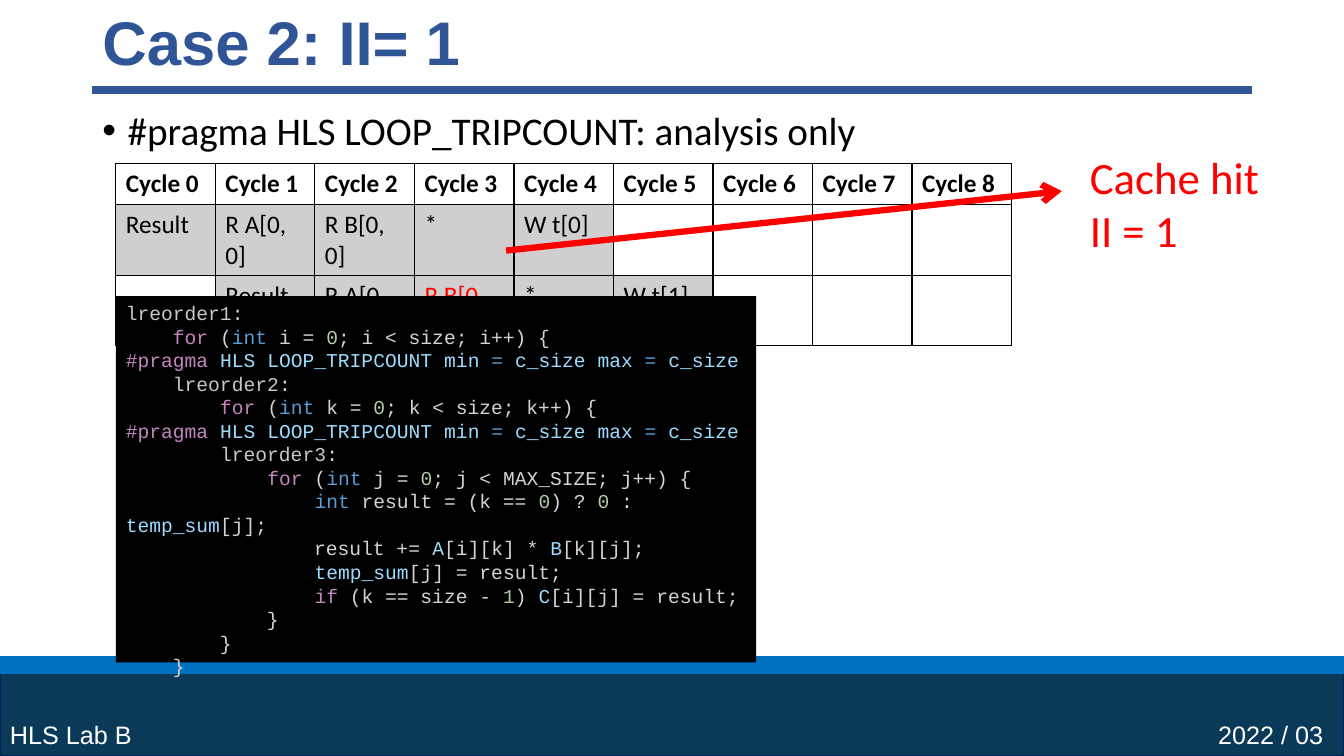
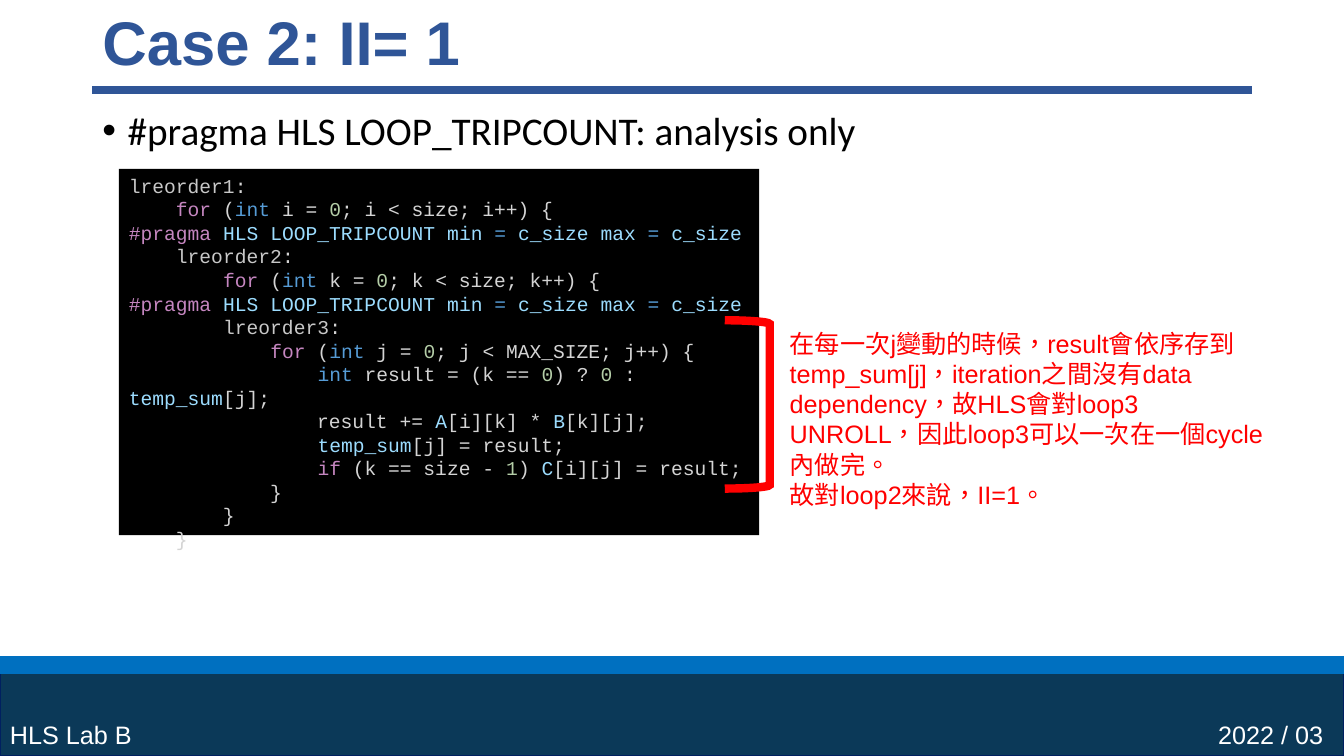
Before and after one commit to rhsuanwang/HLS_Lab_B_Loop_Reorder, a slide deck: slide 10 of ppt/110061575_presentation.pptx. Drawn at 1344x756 pixels with LibreOffice and Linux fonts; fonts in the diff are those of the drawing. Boxes give left, top, right and bottom in pixels: in the first picture for what was removed or moved away, otherwise in the second. Text is boxed around its words. In the diff, an @@ line names an element or a change of style, - is before the commit and + after.

```diff
--- a/ppt/110061575_presentation.pptx
+++ b/ppt/110061575_presentation.pptx
@@ table removed at (116,163,1014,345), 3 rows, 9 columns @@
-Cycle 0 | Cycle 1 | Cycle 2 | Cycle 3 | Cycle 4 | Cycle 5 | Cycle 6 | Cycle 7 | Cycle 8
-Result | R A[0, 0] | R B[0, 0] | * | W t[0] |  |  |  | 
- | Result | R A[0, 0] | R B[0, 1] | * | W t[1] |  |  | 
@@ rectangle "lreorder1:": place and size @@
-rectangle "lreorder1:" at (116,296,756,663)
+rectangle "lreorder1:" at (119,168,759,535)
@@ text removed at (1090,163,1259,247) @@
-Cache hit
-II = 1
@@ arrow removed from (506, 251) to (1062, 192) @@
@@ right bracket added at (725,321,770,489), outline #FF0000 6 pt @@
@@ text added at (790,331,1263,510), 18 pt, text #FF0000 @@
+在每一次j變動的時候，result會依序存到temp_sum[j]，iteration之間沒有data dependency，故HLS會對loop3 UNROLL，因此loop3可以一次在一個cycle內做完。
+故對loop2來說，II=1。
```
Also in this commit, not shown: 1 other slide changed.
